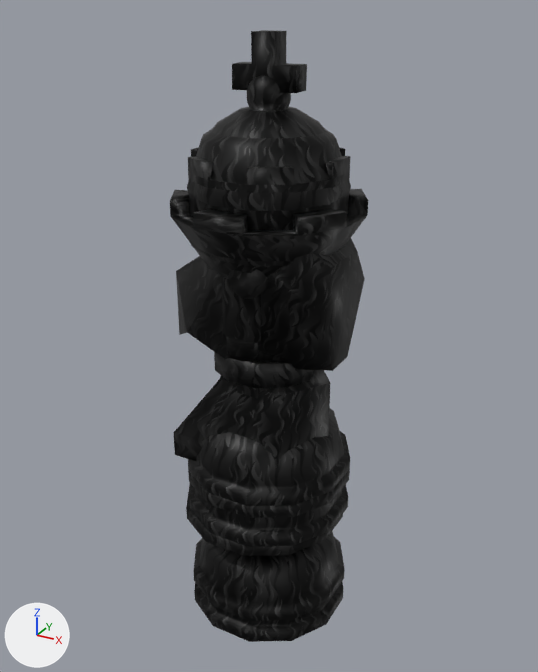
The glTF model models/Black/Pawn.glb as it was, and as the next commit left it.
Before and after are seen from a 50 mm lens placed at (0.245, -0.444, 0.242), pointed at (-0.003, 0.005, 0.017). Every picture has the same lights, and +X, +Y and +Z are marked at lower left.

In view in the first picture: 'Bishop', 'King', 'Knight', 'Pawn', 'Queen', 'Rook'.
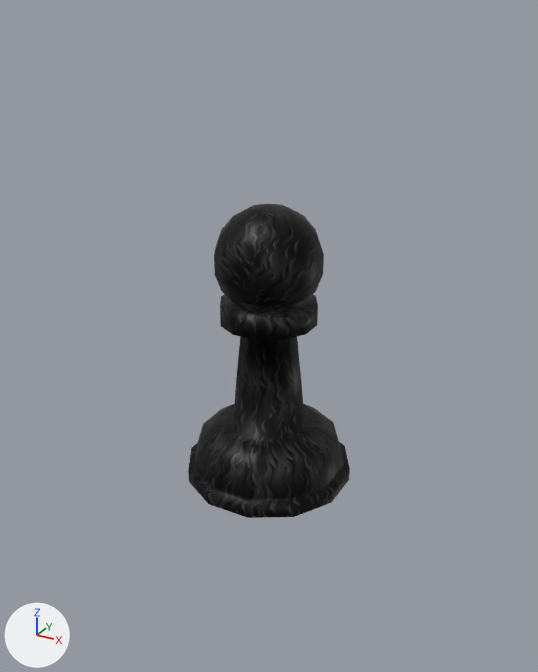
Location of each change, [x1, y1, x2, y2] in pixels of the pictures (538 x 672 px):
'Knight', deleted
    before: [174, 238, 365, 556]
'Queen', deleted
    before: [170, 76, 368, 621]
'King', deleted
    before: [187, 30, 351, 642]
'Rook', deleted
    before: [188, 147, 350, 506]
'Bishop', deleted
    before: [190, 485, 348, 546]
'Pawn', unchanged, uncovered by the edit
    before: [188, 469, 350, 518]
    after: [188, 204, 350, 518]

Edits to the bpy script that builds the scene:
```text
Remove ob_bishop:
    ob_bishop = bpy.data.objects.new('Bishop', me_node_mesh)
    ob_bishop.location = (0.0, 0.0, 0.0)
Remove ob_king:
    ob_king = bpy.data.objects.new('King', me_node_mesh_001)
    ob_king.location = (0.0, 0.0, 0.0)
Remove ob_knight:
    ob_knight = bpy.data.objects.new('Knight', me_node_mesh_003)
    ob_knight.location = (0.0, 0.0, 0.0)
Remove ob_queen:
    ob_queen = bpy.data.objects.new('Queen', me_node_mesh_005)
    ob_queen.location = (0.0, 0.0, 0.0)
Remove ob_rook:
    ob_rook = bpy.data.objects.new('Rook', me_node_mesh_006)
    ob_rook.location = (0.0, 0.0, 0.0)
```
